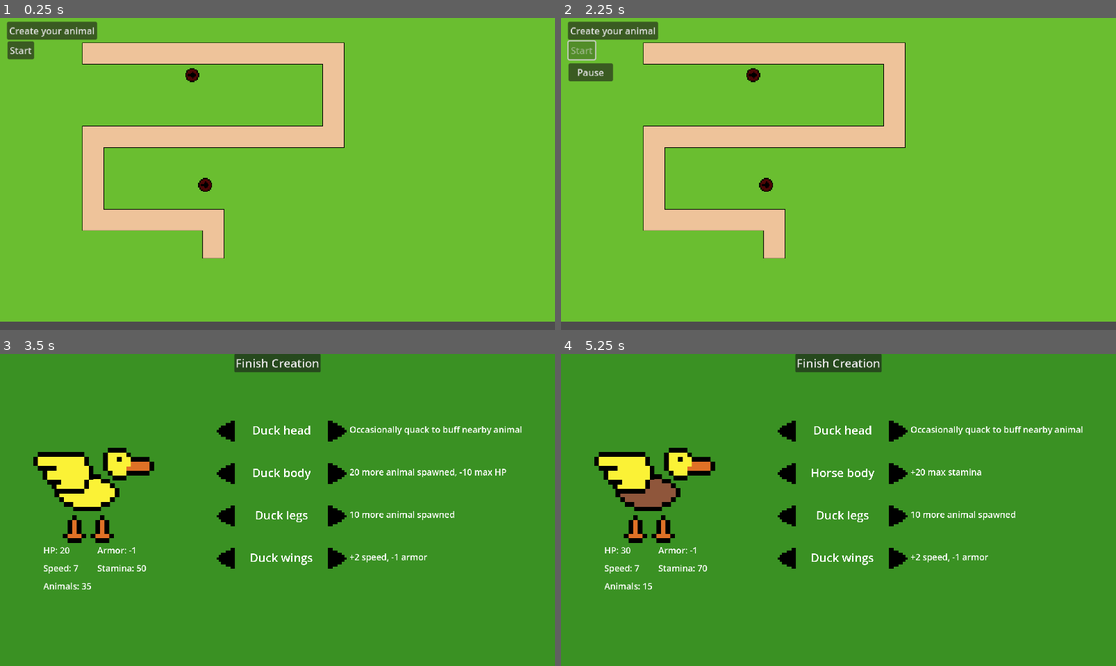
Above: before the commit, frames 1-4 (two rows, left to right).
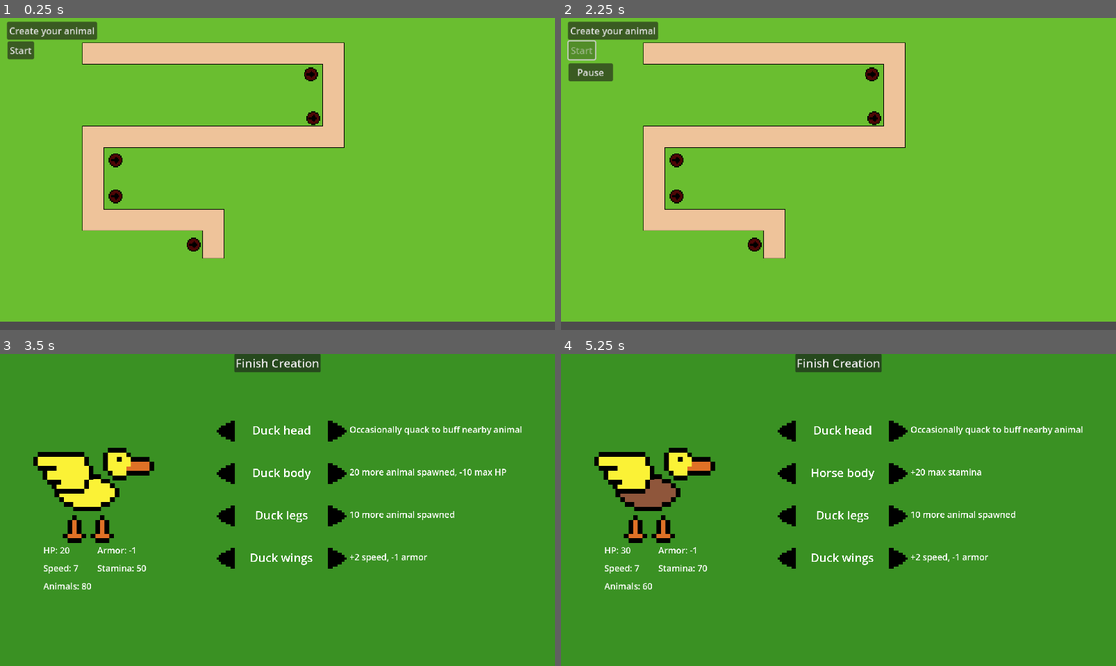
Above: after the commit, the same moments.

Repository: ShroomySquid/GameJamMtl
Game: Godot game, scene res://Scenes/Race.tscn
The game is run twice, just before and just after one commit, with the same random seed, the same clock (stepped at 60 frames per second) and the same inputs. Sound files missing from this copy of the repository are replaced by a short silence.
Inputs (mouse positions are in pixels of both pictures, inside the frame that each line leads up to):
- Up to frame 1 (0.25 s): no input
- Up to frame 2 (2.25 s): click "Create your animal" at 0.5 s; click "Finish Creation" at 1.25 s; click "Start" at 2 s
- Up to frame 3 (3.5 s): click "Create your animal" at 2.75 s
- Up to frame 4 (5.25 s): click (788, 432) at 3.5 s; click (899, 432) at 4.25 s; click (788, 475) at 5 s

The runs differ from the first frame. In frame 1, 0.6% of the frame differs, in the area x 19-58%, y 15-75%; in frame 2, 0.6%; in frame 3, less than 0.1%; in frame 4, less than 0.1%.

Commit message:
Music and all body parts ability implemented (except duck head), level made harder because powercreep

Diff:
--- a/Scenes/Animal.gd
+++ b/Scenes/Animal.gd
@@ -7,6 +7,8 @@
 var stamina := Global.stamina
 var sprint := 1.0
 var on_recovery := false
+var dodge_counter := 0
+var hp_reg_counter := 0
 var head_text = ["Duck head", "Horse head", "Lizard head", "Crab head"]
 var body_text = ["Duck body", "Horse body", "Lizard body", "Crab body"]
 var legs_text = ["Duck legs", "Horse legs", "Lizard legs", "Crab legs"]
@@ -15,6 +17,8 @@
 var body_texture = ["res://PNG/duckbody.png", "res://PNG/horsebody.png", "res://PNG/lizardbody.png", "res://PNG/crabbody.png"]
 var legs_texture = ["res://PNG/ducklegs.png", "res://PNG/horselegs.png", "res://PNG/lizardlegs.png", "res://PNG/crablegs.png"]
 var extra_texture = ["res://PNG/duckextra.png", "res://PNG/horsetail.png", "res://PNG/lizardextra.png", "res://PNG/crabextra.png"]
+@onready var hp_bar = $HPBar
+@onready var stam_bar = $StaminaBar
 
 func _ready() -> void:
 	set_physics_process(false)
@@ -25,12 +29,21 @@
 	$AnimalLegs.texture = ResourceLoader.load(legs_texture[Global.legs_index])
 	$AnimalHead.texture = ResourceLoader.load(head_texture[Global.head_index])
 	$AnimalExtra.texture = ResourceLoader.load(extra_texture[Global.extra_index])
+	hp_bar.max_value = hp
+	stam_bar.max_value = stamina
+	hp_bar.value = hp
+	stam_bar.value = stamina
+	if Global.head_index == 3:
+		dodge_counter += 1
 
 func _physics_process(_delta: float) -> void:
 	var dir = global_position.direction_to(nav_agent.get_next_path_position())
 	if (stamina > (Global.stamina / 2)):
 		on_recovery = false
-		sprint = 1.5
+		if (Global.extra_index == 1):
+			sprint = 2
+		else:
+			sprint = 1.5
 	velocity = dir * speed * 15 * sprint
 	move_and_slide()
 
@@ -38,15 +51,31 @@
 	nav_agent.target_position = end.global_position
 
 func take_damage(damage) -> void:
-	hp -= (damage - Global.armor)
-	if (hp <= 0):
-		queue_free()
+	if dodge_counter:
+		dodge_counter -= 1
+	else :
+		hp -= (damage - Global.armor)
+		hp_bar.value = hp
+		if (hp <= 0):
+			queue_free()
 
 func _on_timer_timeout():
+	if Global.head_index == 2 and hp < Global.hp:
+		hp_reg_counter += 1
+		if hp_reg_counter >= 5:
+			hp += 1
+			hp_reg_counter = 0
+			#print(self, hp)
 	if (on_recovery):
-		stamina += 1
+		if (Global.head_index == 1):
+			stamina += 2
+		else:
+			stamina += 1
+	elif Global.extra_index == 2 and hp <= (Global.hp / 5):
+		pass
 	else:
 		stamina -= 5
 		if stamina <= 0:
 			on_recovery = true
 			sprint = 1.0
+	stam_bar.value = stamina
--- a/Scenes/Animal.tscn
+++ b/Scenes/Animal.tscn
@@ -9,6 +9,16 @@
 [sub_resource type="CapsuleShape2D" id="CapsuleShape2D_krb73"]
 radius = 4.41177
 height = 8.82353
+
+[sub_resource type="StyleBoxEmpty" id="StyleBoxEmpty_c8ylm"]
+
+[sub_resource type="StyleBoxFlat" id="StyleBoxFlat_l3e30"]
+bg_color = Color(1, 0.337255, 0.317647, 1)
+
+[sub_resource type="StyleBoxEmpty" id="StyleBoxEmpty_7ltpw"]
+
+[sub_resource type="StyleBoxFlat" id="StyleBoxFlat_r37st"]
+bg_color = Color(0.25098, 0.709804, 0.290196, 1)
 
 [node name="Animal" type="CharacterBody2D"]
 collision_layer = 2
@@ -44,4 +54,26 @@
 position = Vector2(-4, -7)
 texture = ExtResource("5_aas37")
 
+[node name="HPBar" type="ProgressBar" parent="."]
+offset_left = -11.0
+offset_top = -24.0
+offset_right = 109.0
+offset_bottom = 3.0
+scale = Vector2(0.2, 0.2)
+theme_override_styles/background = SubResource("StyleBoxEmpty_c8ylm")
+theme_override_styles/fill = SubResource("StyleBoxFlat_l3e30")
+value = 100.0
+show_percentage = false
+
+[node name="StaminaBar" type="ProgressBar" parent="."]
+offset_left = -11.0
+offset_top = -18.0
+offset_right = 109.0
+offset_bottom = 9.0
+scale = Vector2(0.2, 0.2)
+theme_override_styles/background = SubResource("StyleBoxEmpty_7ltpw")
+theme_override_styles/fill = SubResource("StyleBoxFlat_r37st")
+value = 100.0
+show_percentage = false
+
 [connection signal="timeout" from="Timer" to="." method="_on_timer_timeout"]
--- a/Scenes/AnimalsContainer.gd
+++ b/Scenes/AnimalsContainer.gd
@@ -4,7 +4,8 @@
 var spawned := 0
 
 func _ready():
-	pass # Replace with function body.
+	if Global.legs_index == 3:
+		$SpawnTimer.wait_time = 0.5
 
 func _process(_delta):
 	pass
--- a/Scenes/CVCreationScreen.gd
+++ b/Scenes/CVCreationScreen.gd
@@ -54,6 +54,7 @@
 	update_stats()
 
 func _on_finish_btn_pressed():
+	Music.start_audio_b()
 	get_tree().change_scene_to_file("res://Scenes/Race.tscn")
 
 func _on_left_head_btn_pressed():
--- a/Scenes/Race.gd
+++ b/Scenes/Race.gd
@@ -5,6 +5,7 @@
 func _ready():
 	get_tree().paused = true
 	$PauseBtn.hide()
+	Music.get_child(2).set_volume_db(-80)
 
 func _process(_delta):
 	pass
@@ -12,13 +13,13 @@
 func _on_start_btn_pressed():
 	$PauseBtn.show()
 	$StartBtn.disabled = true
-	print("hello")
 	_on_pause_btn_pressed()
-
+	Music.start_audio_c()
 
 func _on_animal_creation_btn_pressed():
+	Music.get_child(1).set_volume_db(-80)
+	Music.get_child(2).set_volume_db(-80)
 	get_tree().change_scene_to_file("res://Scenes/Creation.tscn")
-
 
 func _on_pause_btn_pressed():
 	if (is_race_on):
@@ -29,3 +30,6 @@
 		$PauseBtn.text = "Pause"
 		is_race_on = true
 		get_tree().paused = false
+
+func _on_end_body_entered(body):
+	body.queue_free()
--- a/Scenes/Race.tscn
+++ b/Scenes/Race.tscn
@@ -463,7 +463,7 @@
 sources/0 = SubResource("TileSetAtlasSource_xdii0")
 
 [sub_resource type="RectangleShape2D" id="RectangleShape2D_2w67m"]
-size = Vector2(34, 23.5)
+size = Vector2(34, 34.5)
 
 [node name="Race" instance=ExtResource("1_poe8i")]
 scale = Vector2(2, 2)
@@ -477,17 +477,29 @@
 
 [node name="End" type="Area2D" parent="." index="1"]
 position = Vector2(0, 213)
+collision_layer = 16
+collision_mask = 2
 
 [node name="EndCollision" type="CollisionShape2D" parent="End" index="0"]
+position = Vector2(0, 3.5)
 shape = SubResource("RectangleShape2D_2w67m")
 
 [node name="TowerContainer" type="Node2D" parent="." index="2"]
 
 [node name="Tower" parent="TowerContainer" index="0" instance=ExtResource("4_nrbt5")]
-position = Vector2(-36.5, -90.5)
+position = Vector2(169, -92)
 
 [node name="Tower2" parent="TowerContainer" index="1" instance=ExtResource("4_nrbt5")]
-position = Vector2(-14, 99.5)
+position = Vector2(173, -16)
+
+[node name="Tower3" parent="TowerContainer" index="2" instance=ExtResource("4_nrbt5")]
+position = Vector2(-169, 56.5)
+
+[node name="Tower4" parent="TowerContainer" index="3" instance=ExtResource("4_nrbt5")]
+position = Vector2(-169, 119)
+
+[node name="Tower5" parent="TowerContainer" index="4" instance=ExtResource("4_nrbt5")]
+position = Vector2(-34, 203)
 
 [node name="AnimalsContainer" type="Node2D" parent="." index="3"]
 position = Vector2(-216.5, -128.5)
@@ -526,6 +538,7 @@
 offset_bottom = -118.0
 text = "Start"
 
+[connection signal="body_entered" from="End" to="." method="_on_end_body_entered"]
 [connection signal="timeout" from="AnimalsContainer/SpawnTimer" to="AnimalsContainer" method="_on_spawn_timer_timeout"]
 [connection signal="pressed" from="AnimalCreationBtn" to="." method="_on_animal_creation_btn_pressed"]
 [connection signal="pressed" from="PauseBtn" to="." method="_on_pause_btn_pressed"]
--- a/Scenes/Tower.tscn
+++ b/Scenes/Tower.tscn
@@ -6,7 +6,7 @@
 [ext_resource type="Script" path="res://Scenes/ArrowContainer.gd" id="4_4j88r"]
 
 [sub_resource type="CircleShape2D" id="CircleShape2D_wooqg"]
-radius = 100.0
+radius = 84.5532
 
 [sub_resource type="CircleShape2D" id="CircleShape2D_jbivl"]
 radius = 6.0
--- a/Scenes/control.gd
+++ b/Scenes/control.gd
@@ -30,7 +30,7 @@
 
 func update_stats():
 	hp = 30
-	to_spawn = 5
+	to_spawn = 50
 	armor = 0
 	stamina = 50
 	speed = 5
--- /dev/null
+++ b/Scenes/music.gd
@@ -0,0 +1,30 @@
+extends Node2D
+
+func _ready():
+	pass # Replace with function body.
+
+func _process(delta):
+	pass
+
+func start_audio_c():
+	var new_audio = -80
+	while (new_audio < 0):
+		await get_tree().create_timer(0.02).timeout
+		$AudioC.set_volume_db(new_audio)
+		new_audio += 1
+
+func start_audio_b():
+	var new_audio = -80
+	while (new_audio < 0):
+		await get_tree().create_timer(0.01).timeout
+		$AudioB.set_volume_db(new_audio)
+		new_audio += 1
+
+func _on_audio_a_finished():
+	$AudioA.play()
+
+func _on_audio_b_finished():
+	$AudioB.play()
+
+func _on_audio_c_finished():
+	$AudioC.play()
--- /dev/null
+++ b/Scenes/music.tscn
@@ -0,0 +1,28 @@
+[gd_scene load_steps=5 format=3 uid="uid://dmbvub28u4ly1"]
+
+[ext_resource type="AudioStream" uid="uid://bmtqcusa6l8pl" path="res://Music/Part1_LayerA_v0_LOOP.wav" id="1_epobl"]
+[ext_resource type="Script" path="res://Scenes/music.gd" id="1_h1g0i"]
+[ext_resource type="AudioStream" uid="uid://s4l0l6j6m0v5" path="res://Music/Part1_LayerB_v0_LOOP.wav" id="2_872s8"]
+[ext_resource type="AudioStream" uid="uid://dvey531sex66v" path="res://Music/Part1_LayerC_v0_LOOP.wav" id="3_u4e4u"]
+
+[node name="Music" type="Node2D"]
+script = ExtResource("1_h1g0i")
+
+[node name="AudioA" type="AudioStreamPlayer2D" parent="."]
+process_mode = 3
+stream = ExtResource("1_epobl")
+autoplay = true
+
+[node name="AudioB" type="AudioStreamPlayer2D" parent="."]
+process_mode = 3
+stream = ExtResource("2_872s8")
+autoplay = true
+
+[node name="AudioC" type="AudioStreamPlayer2D" parent="."]
+process_mode = 3
+stream = ExtResource("3_u4e4u")
+autoplay = true
+
+[connection signal="finished" from="AudioA" to="." method="_on_audio_a_finished"]
+[connection signal="finished" from="AudioB" to="." method="_on_audio_b_finished"]
+[connection signal="finished" from="AudioC" to="." method="_on_audio_c_finished"]
--- a/project.godot
+++ b/project.godot
@@ -18,6 +18,7 @@
 [autoload]
 
 Global="*res://Scenes/control.gd"
+Music="*res://Scenes/music.tscn"
 
 [display]
 
@@ -30,6 +31,7 @@
 2d_physics/layer_2="animals"
 2d_physics/layer_3="tower"
 2d_physics/layer_4="arrow"
+2d_physics/layer_5="end"
 
 [rendering]
 
Not shown, added: Music/Part1_LayerA_v0_LOOP.wav.import
Not shown, added: Music/Part1_LayerB_v0_LOOP.wav.import
Not shown, added: Music/Part1_LayerC_v0_LOOP.wav.import
Not shown, added: Music/Part1_v0_LOOP.wav.import
Not shown: 1 places in Scenes/Animal.tscn that only renumber resources
Not shown, added: Music/Part1_LayerA_v0_LOOP.wav
Not shown, added: Music/Part1_LayerB_v0_LOOP.wav
Not shown, added: Music/Part1_LayerC_v0_LOOP.wav
Not shown, added: Music/Part1_v0_LOOP.wav
